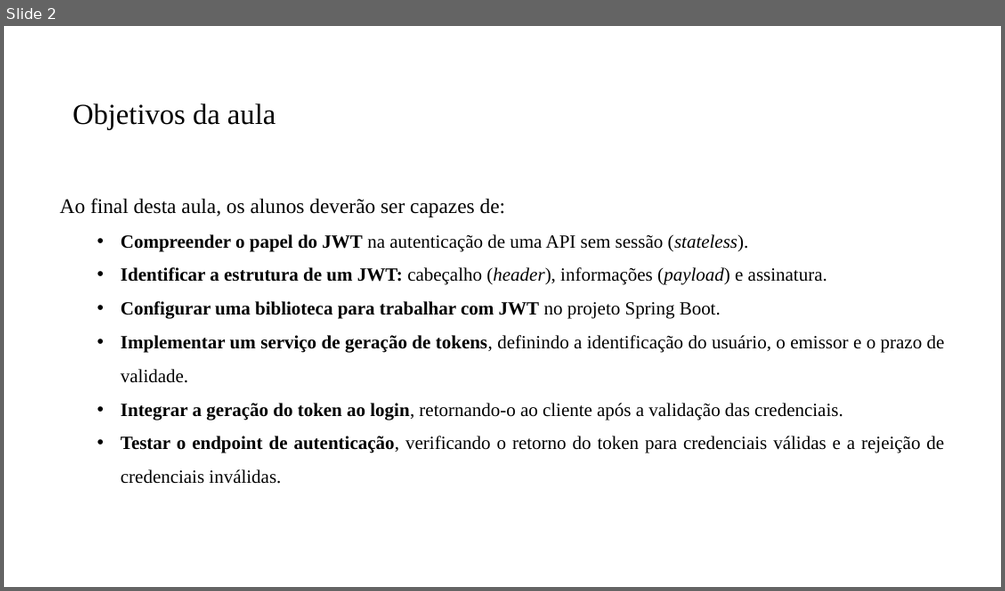
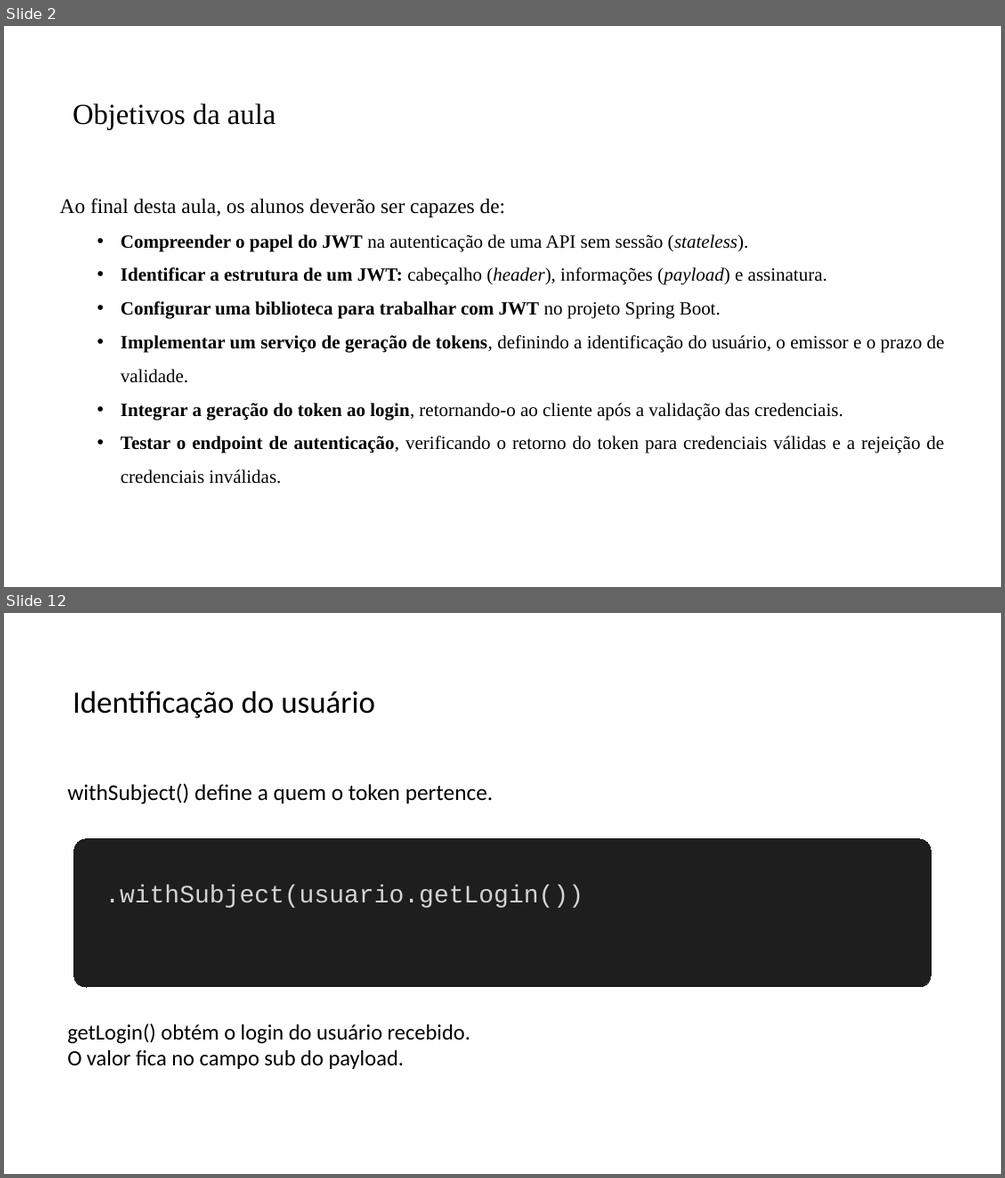
Before and after one commit to PedroMiho/UMC, a slide deck: engenharia-software/software-corporativo/boas-praticas/aula-07-JWT/spring-security.pptx. Shown one above the other, each under a label of ours: slide 2 before the commit, slides 2 and 12 after it; the slides between them are not shown. The pictures are 1005x591 and 1005x1178 pixels, drawn with LibreOffice and Linux fonts; fonts in the diff are those of the drawing; background and template pictures are left out. Boxes give left, top, right and bottom in pixels: in the first picture for what was removed or moved away, otherwise in the second. Text is boxed around its words. In the diff, an @@ line names an element or a change of style, - is before the commit and + after.

```diff
--- a/engenharia-software/software-corporativo/boas-praticas/aula-07-JWT/spring-security.pptx
+++ b/engenharia-software/software-corporativo/boas-praticas/aula-07-JWT/spring-security.pptx
@@ slide 12 added at <box>4,613,1001,1174</box>, background #FFFFFF @@
@@ title added at <box>73,690,375,718</box>, 30 pt, text #000000 @@
+Identificação do usuário
@@ text added at <box>67,783,493,804</box>, 21.8 pt, text #000000 @@
+withSubject() define a quem o token pertence.
@@ rounded rectangle added at <box>74,839,931,987</box>, fill #1E1E1E, outline #1E1E1E 0.75 pt @@
@@ text added at <box>105,884,583,908</box>, 24 pt, text #D4D4D4 @@
+.withSubject(usuario.getLogin())
@@ text added at <box>67,1023,470,1069</box>, 21 pt, text #000000 @@
+getLogin() obtém o login do usuário recebido.
+O valor fica no campo sub do payload.
```
Also in this commit, not shown: 1 slide changed, 12 other slides added.
